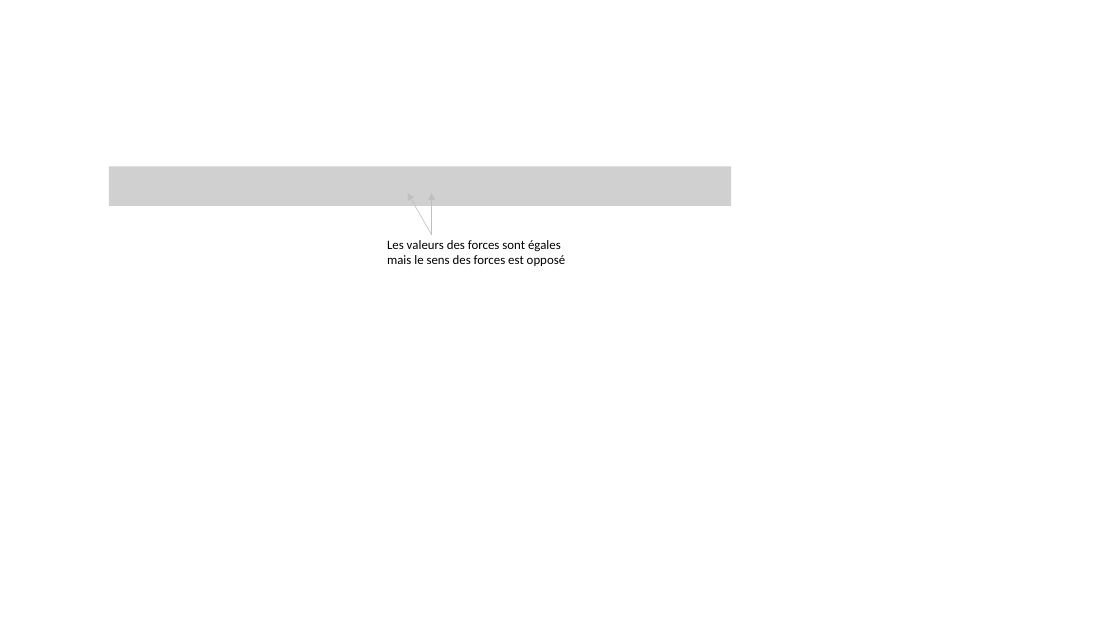
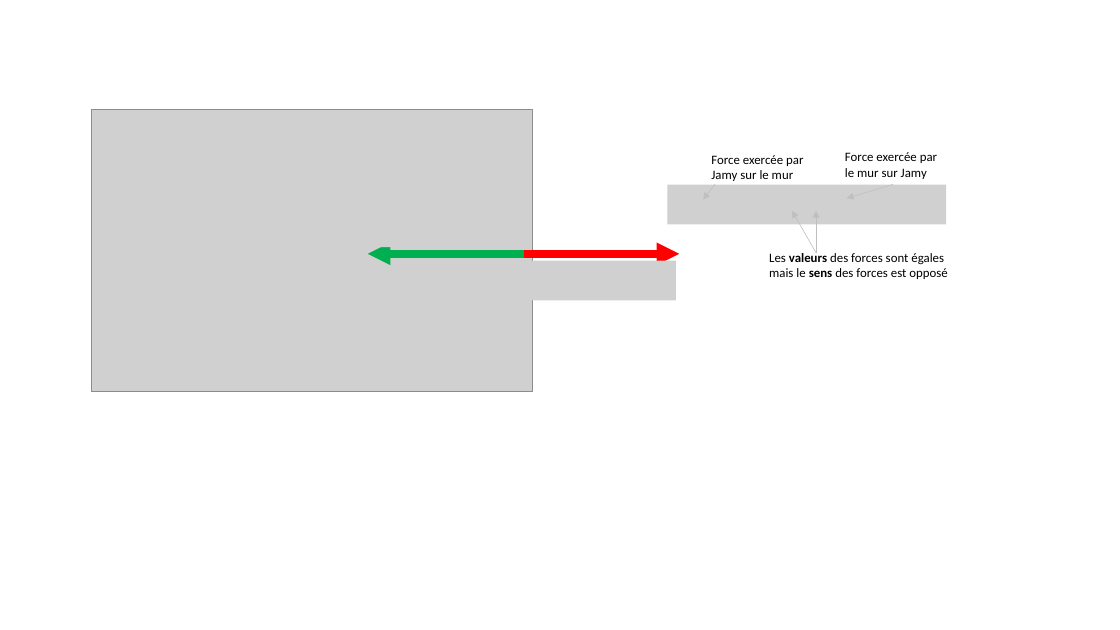
Before and after one commit to pierreghesqui/Lyc-e, a slide deck: slide 3 of Seconde/Chapitre11-Force/Activité1-DecollagePesquet.pptx. Drawn at 1120x630 pixels with LibreOffice and Linux fonts; fonts in the diff are those of the drawing; grey boxes stand for pictures. Boxes give left, top, right and bottom in pixels: in the first picture for what was removed or moved away, otherwise in the second. Text is boxed around its words. In the diff, an @@ line names an element or a change of style, - is before the commit and + after.

```diff
--- a/Seconde/Chapitre11-Force/Activité1-DecollagePesquet.pptx
+++ b/Seconde/Chapitre11-Force/Activité1-DecollagePesquet.pptx
@@ picture added at (91,110,532,392) @@
@@ picture removed at (109,166,732,206) @@
@@ text added at (711,155,803,181), 11 pt, text #000000 @@
+Force exercée par
+Jamy sur le mur
@@ text added at (845,152,937,179), 11 pt, text #000000 @@
+Force exercée par
+le mur sur Jamy
@@ picture added at (334,208,482,248) @@
@@ picture added at (667,185,946,224) @@
@@ arrow added from (715, 184) to (703, 200), #BFBFBF 0.5 pt @@
@@ arrow added from (893, 184) to (847, 198), #BFBFBF 0.5 pt @@
@@ arrow moved from (432, 235) - (408, 193) to (817, 253) - (792, 211) @@
@@ arrow moved from (432, 235) - (432, 193) to (817, 253) - (817, 211) @@
@@ arrow added from (523, 254) to (368, 254), #00B050 6.5 pt @@
@@ arrow added from (523, 254) to (680, 254), #FF0000 6.5 pt @@
@@ picture added at (527,260,676,301) @@
@@ text "Les valeurs des forces sont ...": place and size @@
-text "Les valeurs des forces sont ..." at (387,240,565,266)
+text "Les valeurs des forces sont ..." at (769,251,947,279)
@@ text "Les valeurs des forces sont ..." at (769,251,947,279): bold on in "valeurs sens" @@
```
Also in this commit, not shown: 2 slides added, 1 other file.
